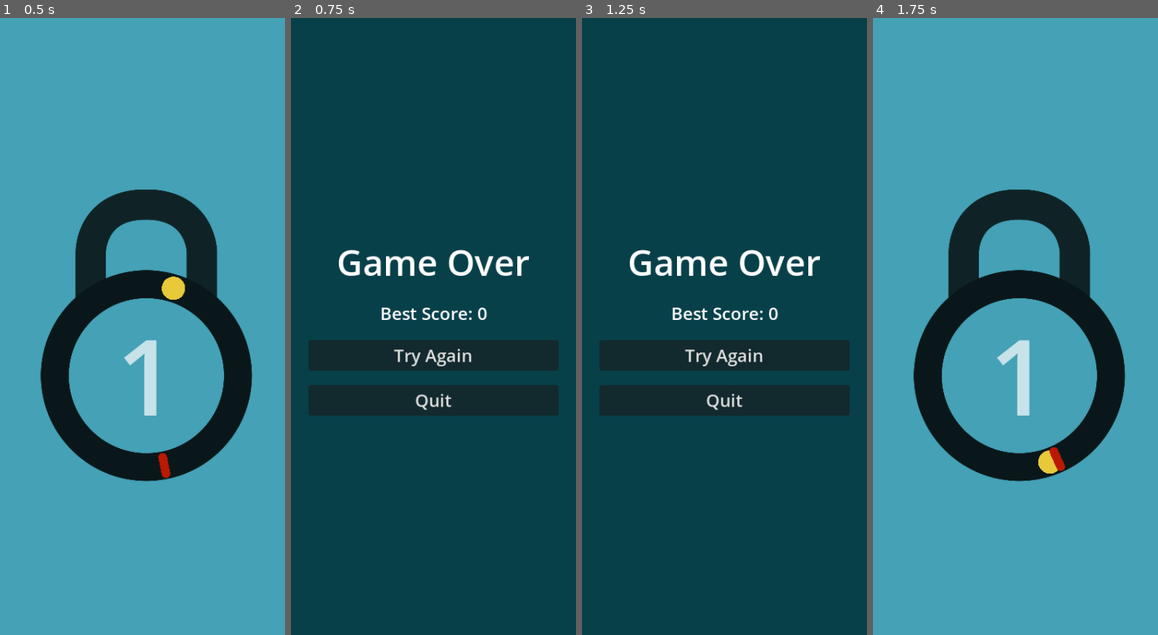
Above: before the commit, frames 1-4 (left to right).
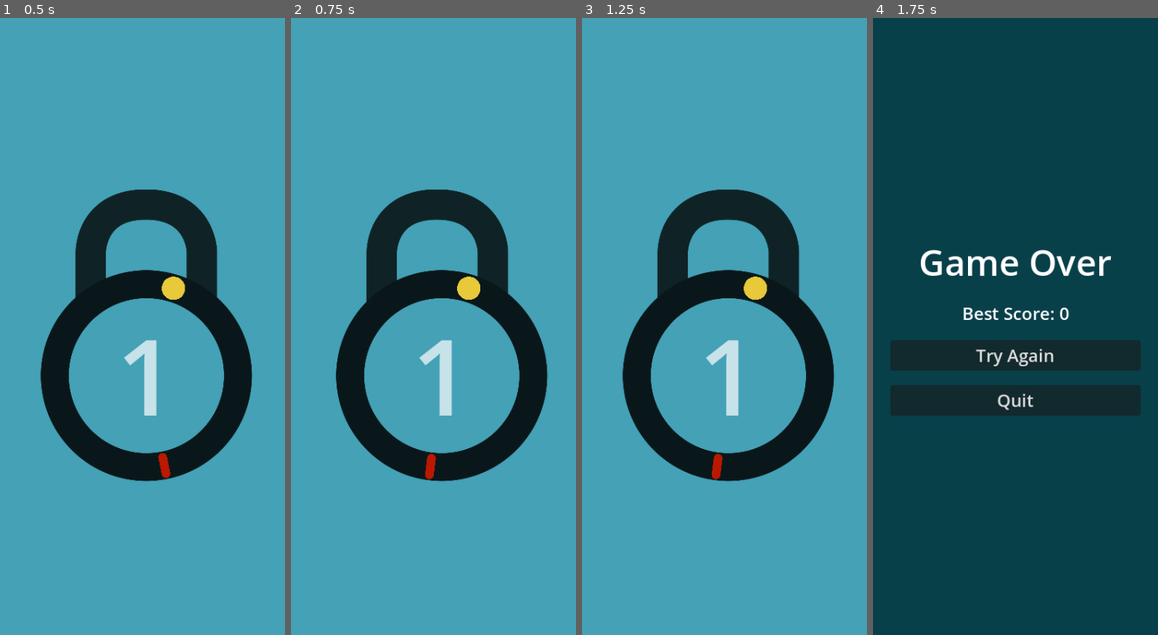
Above: after the commit, the same moments.

Repository: rob-not-bob/lock-breaker
Game: Godot game, scene res://scenes/main.tscn
The game is run twice, just before and just after one commit, with the same random seed, the same clock (stepped at 60 frames per second) and the same inputs.
Inputs (mouse positions are in pixels of both pictures, inside the frame that each line leads up to):
- Up to frame 1 (0.5 s): no input
- Up to frame 2 (0.75 s): move the mouse to (496, 295) at 0.52 s; click (496, 295) at 0.6 s
- Up to frame 3 (1.25 s): no input
- Up to frame 4 (1.75 s): click (1015, 357) at 1.25 s, where only the run before the commit has a clickable "Try Again"

Frame 1 is identical in both runs. In frame 2, 98% of the frame differs, in the area x 0-100%, y 0-100%; in frame 3, 98%; in frame 4, 98%.

Commit message:
Reparented track and score to lock. Retry starts from last difficulty level

Diff:
--- a/scenes/game_over_screen.gd
+++ b/scenes/game_over_screen.gd
@@ -1,7 +1,8 @@
 extends CanvasLayer
 
+var best_score = 0;
 func _ready():
-	var best_score = SceneSwitcher.get_param("best_score");
+	best_score = SceneSwitcher.get_param("best_score", 0);
 	if not best_score:
 		best_score = 0;
 	$VBoxContainer/BestScore.text = "Best Score: " + str(best_score);
@@ -10,4 +11,4 @@
 	get_tree().quit();
 
 func _on_try_again_button_up():
-	SceneSwitcher.change_scene("res://scenes/main.tscn");
+	SceneSwitcher.change_scene("res://scenes/main.tscn", {"difficulty": best_score + 1 });
--- a/scenes/lock.gd
+++ b/scenes/lock.gd
@@ -1,16 +1,9 @@
 extends Node2D
 
-signal info_calculated(center: Vector2, trackWidth: float, trackCenter: float);
+signal lock_lost(best_score: int);
 
-func _ready():
-	var bgWidth = $lock_body/background.texture.get_width() * $lock_body/background.scale.x;
-	var fgWidth = $lock_body/foreground.texture.get_width() * $lock_body/foreground.scale.x;
-
-	var center = $lock_body/background.global_position;
-	var trackWidth = (bgWidth - fgWidth) / 2;
-	var radius = fgWidth / 2 + trackWidth / 2;
-
-	info_calculated.emit(center, radius, trackWidth);
+@export var lock_difficulty: int = 1;
+var current_difficulty: int = lock_difficulty;
 
 func lock() -> Signal:
 	$AnimationPlayer.play_backwards("unlock");
@@ -19,3 +12,51 @@
 func unlock() -> Signal:
 	$AnimationPlayer.play("unlock");
 	return $AnimationPlayer.animation_finished;
+
+func lose() -> Signal:
+	$AnimationPlayer.play("fail");
+	return $AnimationPlayer.animation_finished;
+
+func set_lock_difficulty(difficulty: int) -> void:
+	lock_difficulty = difficulty;
+	_set_difficulty(difficulty);
+
+
+func _ready():
+	var bgWidth = $lock_body/background.texture.get_width() * $lock_body/background.scale.x;
+	var fgWidth = $lock_body/foreground.texture.get_width() * $lock_body/foreground.scale.x;
+
+	var center = $lock_body/background.position;
+	var trackWidth = (bgWidth - fgWidth) / 2;
+	var radius = fgWidth / 2 + trackWidth / 2;
+
+	$lock_body/track.initialize(center, radius, trackWidth);
+	$lock_body/track.create_coin();
+
+func _set_difficulty(difficulty: int):
+	current_difficulty = difficulty;
+	$lock_body/countdown.text = str(current_difficulty);
+
+func _on_coin_collected():
+	print("current_difficulty")
+	if current_difficulty <= 0:
+		return;
+	_set_difficulty(current_difficulty - 1);
+
+	if current_difficulty == 0:
+		_on_win();
+	else:
+		$lock_body/track.create_coin();
+
+func _on_win():
+	var old_direction = $lock_body/track.direction;
+	$lock_body/track.direction = 0;
+	await unlock();
+	await lock();
+	set_lock_difficulty(lock_difficulty + 1);
+	$lock_body/track.create_coin();
+	$lock_body/track.direction = old_direction;
+
+func _on_lose():
+	await lose();
+	lock_lost.emit(lock_difficulty - 1);
--- a/scenes/lock.tscn
+++ b/scenes/lock.tscn
@@ -1,8 +1,9 @@
-[gd_scene load_steps=9 format=3 uid="uid://dxo2ec4gcr203"]
+[gd_scene load_steps=11 format=3 uid="uid://dxo2ec4gcr203"]
 
 [ext_resource type="Texture2D" uid="uid://dcjrew5jqmo3e" path="res://assets/inner.png" id="1_c5fog"]
 [ext_resource type="Script" path="res://scenes/lock.gd" id="1_tnfkh"]
 [ext_resource type="Texture2D" uid="uid://b5kslhlh3cxuk" path="res://assets/top.png" id="2_elh8l"]
+[ext_resource type="PackedScene" uid="uid://bpy1hd0buwsk4" path="res://scenes/track.tscn" id="4_mem34"]
 [ext_resource type="AudioStream" uid="uid://lfiu78bu6l4l" path="res://assets/unlock.mp3" id="4_r64xg"]
 
 [sub_resource type="Animation" id="Animation_tvi3e"]
@@ -54,6 +55,22 @@
 "transitions": PackedFloat32Array(1),
 "update": 1,
 "values": [true]
+}
+
+[sub_resource type="Animation" id="Animation_uuhfv"]
+resource_name = "fail"
+length = 0.75
+tracks/0/type = "value"
+tracks/0/imported = false
+tracks/0/enabled = true
+tracks/0/path = NodePath("lock_body:position")
+tracks/0/interp = 2
+tracks/0/loop_wrap = true
+tracks/0/keys = {
+"times": PackedFloat32Array(0, 0.1, 0.3, 0.5),
+"transitions": PackedFloat32Array(1, 1, 1, 1),
+"update": 0,
+"values": [Vector2(0, 0), Vector2(6, 0), Vector2(-6, 0), Vector2(0, 0)]
 }
 
 [sub_resource type="Animation" id="Animation_h8shh"]
@@ -126,6 +143,7 @@
 [sub_resource type="AnimationLibrary" id="AnimationLibrary_xx1i4"]
 _data = {
 "RESET": SubResource("Animation_tvi3e"),
+"fail": SubResource("Animation_uuhfv"),
 "lock": SubResource("Animation_h8shh"),
 "unlock": SubResource("Animation_7pxds")
 }
@@ -153,6 +171,22 @@
 scale = Vector2(0.333, 0.333)
 texture = ExtResource("1_c5fog")
 
+[node name="countdown" type="Label" parent="lock_body"]
+offset_left = 154.0
+offset_top = 380.0
+offset_right = 237.0
+offset_bottom = 583.0
+grow_horizontal = 2
+grow_vertical = 2
+theme_override_colors/font_color = Color(1, 1, 1, 0.698039)
+theme_override_font_sizes/font_size = 146
+text = "0"
+horizontal_alignment = 1
+vertical_alignment = 1
+
+[node name="track" parent="lock_body" instance=ExtResource("4_mem34")]
+rotation_speed = 2.75
+
 [node name="AnimationPlayer" type="AnimationPlayer" parent="."]
 libraries = {
 "": SubResource("AnimationLibrary_xx1i4")
@@ -161,3 +195,6 @@
 [node name="unlock_sound" type="AudioStreamPlayer" parent="."]
 stream = ExtResource("4_r64xg")
 volume_db = -4.379
+
+[connection signal="coin_collected" from="lock_body/track" to="." method="_on_coin_collected"]
+[connection signal="lost" from="lock_body/track" to="." method="_on_lose"]
--- a/scenes/main.gd
+++ b/scenes/main.gd
@@ -1,40 +1,17 @@
 extends SubViewport
 
-var level_difficulty = 1;
-var lock_difficulty = 1;
+var level_difficulty: int = 1;
+var lock_difficulty: int = 1;
 
-func show_game_over_screen():
+func show_game_over_screen(best_score: int):
 	SceneSwitcher.change_scene("res://scenes/game_over_screen.tscn",
-		{ "best_score": max(level_difficulty - lock_difficulty, level_difficulty - 1)}
+		{ "best_score": best_score }
 	);
 
 func _ready():
 	level_difficulty = SceneSwitcher.get_param("difficulty", 1)
 	lock_difficulty = level_difficulty;
-	$lock/countdown.text = str(lock_difficulty);
-	$track.create_coin();
+	$lock.set_lock_difficulty(lock_difficulty);
 
-func _on_lock_info_calculated(center, radius, trackWidth):
-	var angle = SceneSwitcher.get_param("angle", 0)
-	$track.initialize(center, radius, trackWidth, angle);
-
-func _on_coin_collected():
-	if lock_difficulty <= 0:
-		return;
-
-	lock_difficulty -= 1;
-	$lock/countdown.text = str(lock_difficulty);
-	if lock_difficulty == 0:
-		$track.direction = 0;
-		await $lock.unlock();
-		await $lock.lock();
-		SceneSwitcher.change_scene("res://scenes/main.tscn", {
-			"difficulty": level_difficulty + 1,
-			"angle": $track.current_angle,
-		})
-	else:
-		$track.create_coin();
-
-func _on_lose():
-	print("lose")
-	show_game_over_screen();
+func _on_lose(best_score):
+	show_game_over_screen(best_score);
--- a/scenes/main.tscn
+++ b/scenes/main.tscn
@@ -1,8 +1,7 @@
-[gd_scene load_steps=4 format=3 uid="uid://cfxsdxfsx0y1d"]
+[gd_scene load_steps=3 format=3 uid="uid://cfxsdxfsx0y1d"]
 
 [ext_resource type="Script" path="res://scenes/main.gd" id="1_1yv36"]
 [ext_resource type="PackedScene" uid="uid://dxo2ec4gcr203" path="res://scenes/lock.tscn" id="1_ws75f"]
-[ext_resource type="PackedScene" uid="uid://bpy1hd0buwsk4" path="res://scenes/track.tscn" id="3_etfg1"]
 
 [node name="UI" type="CanvasLayer"]
 
@@ -35,22 +34,4 @@
 [node name="lock" parent="CenterContainer/SubViewportContainer/SubViewport" instance=ExtResource("1_ws75f")]
 position = Vector2(0, -110)
 
-[node name="countdown" type="Label" parent="CenterContainer/SubViewportContainer/SubViewport/lock"]
-offset_left = 154.0
-offset_top = 380.0
-offset_right = 237.0
-offset_bottom = 583.0
-grow_horizontal = 2
-grow_vertical = 2
-theme_override_colors/font_color = Color(1, 1, 1, 0.698039)
-theme_override_font_sizes/font_size = 146
-text = "0"
-horizontal_alignment = 1
-vertical_alignment = 1
-
-[node name="track" parent="CenterContainer/SubViewportContainer/SubViewport" instance=ExtResource("3_etfg1")]
-rotation_speed = 2.75
-
-[connection signal="info_calculated" from="CenterContainer/SubViewportContainer/SubViewport/lock" to="CenterContainer/SubViewportContainer/SubViewport" method="_on_lock_info_calculated"]
-[connection signal="coin_collected" from="CenterContainer/SubViewportContainer/SubViewport/track" to="CenterContainer/SubViewportContainer/SubViewport" method="_on_coin_collected"]
-[connection signal="lost" from="CenterContainer/SubViewportContainer/SubViewport/track" to="CenterContainer/SubViewportContainer/SubViewport" method="_on_lose"]
+[connection signal="lock_lost" from="CenterContainer/SubViewportContainer/SubViewport/lock" to="CenterContainer/SubViewportContainer/SubViewport" method="_on_lose"]
--- a/scenes/track.gd
+++ b/scenes/track.gd
@@ -36,7 +36,7 @@
 		invert_direction();
 
 	current_angle += rotation_speed * direction * delta;
-	$indicator.global_position = MyUtils.get_position_about_point(_center, _radius, current_angle);
+	$indicator.position = MyUtils.get_position_about_point(_center, _radius, current_angle);
 	$indicator.rotation = current_angle;
 
 var coin: Coin;
